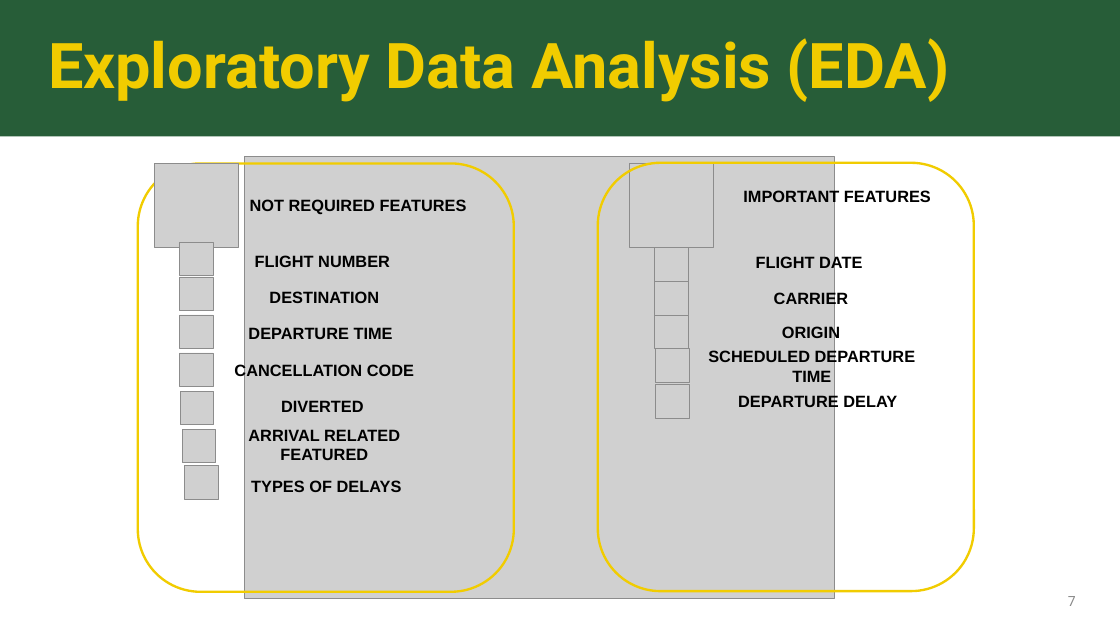
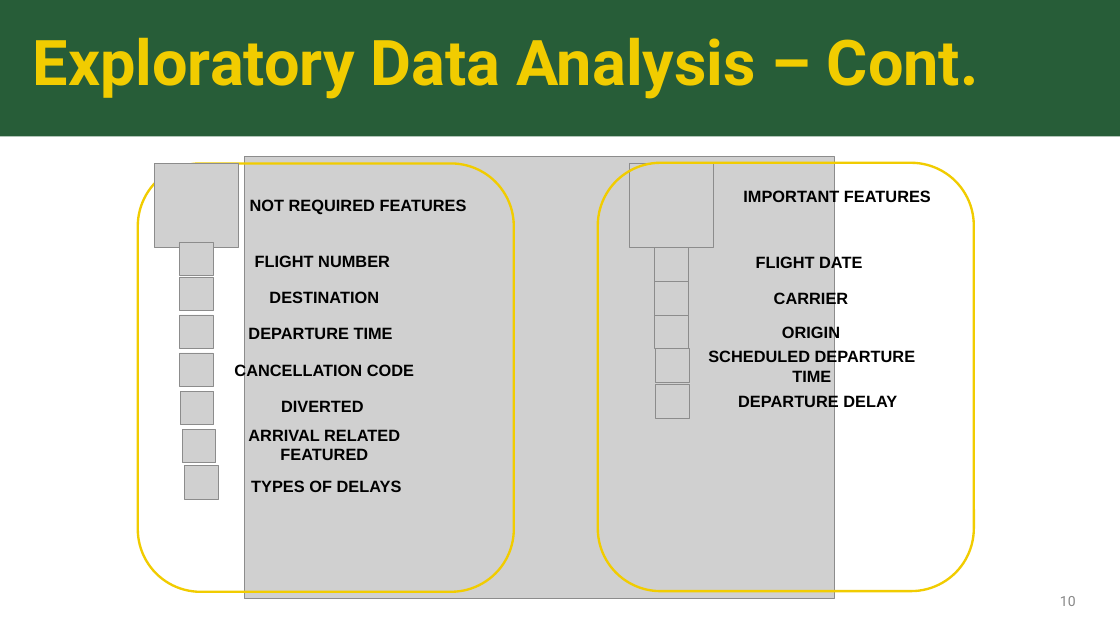
Before and after one commit to sk2003hw/Airline_Delay_and_Cancellation_Analysis, a slide deck: slide 10 of MATH 509_Project Presentation_Draft.pptx (slide 7 before the commit). Drawn at 1120x630 pixels with LibreOffice and Linux fonts; fonts in the diff are those of the drawing; grey boxes stand for pictures. Boxes give left, top, right and bottom in pixels: in the first picture for what was removed or moved away, otherwise in the second. Text is boxed around its words. In the diff, an @@ line names an element or a change of style, - is before the commit and + after.

```diff
--- a/MATH 509_Project Presentation_Draft.pptx
+++ b/MATH 509_Project Presentation_Draft.pptx
@@ text at (33, 37, 979, 99): text changed @@
-Exploratory Data Analysis (EDA)
+Exploratory Data Analysis – Cont.
@@ page number at (1060, 596, 1076, 606): text changed @@
-7
+10
```
Also in this commit, not shown: 5 other slides changed, 5 slides added.
